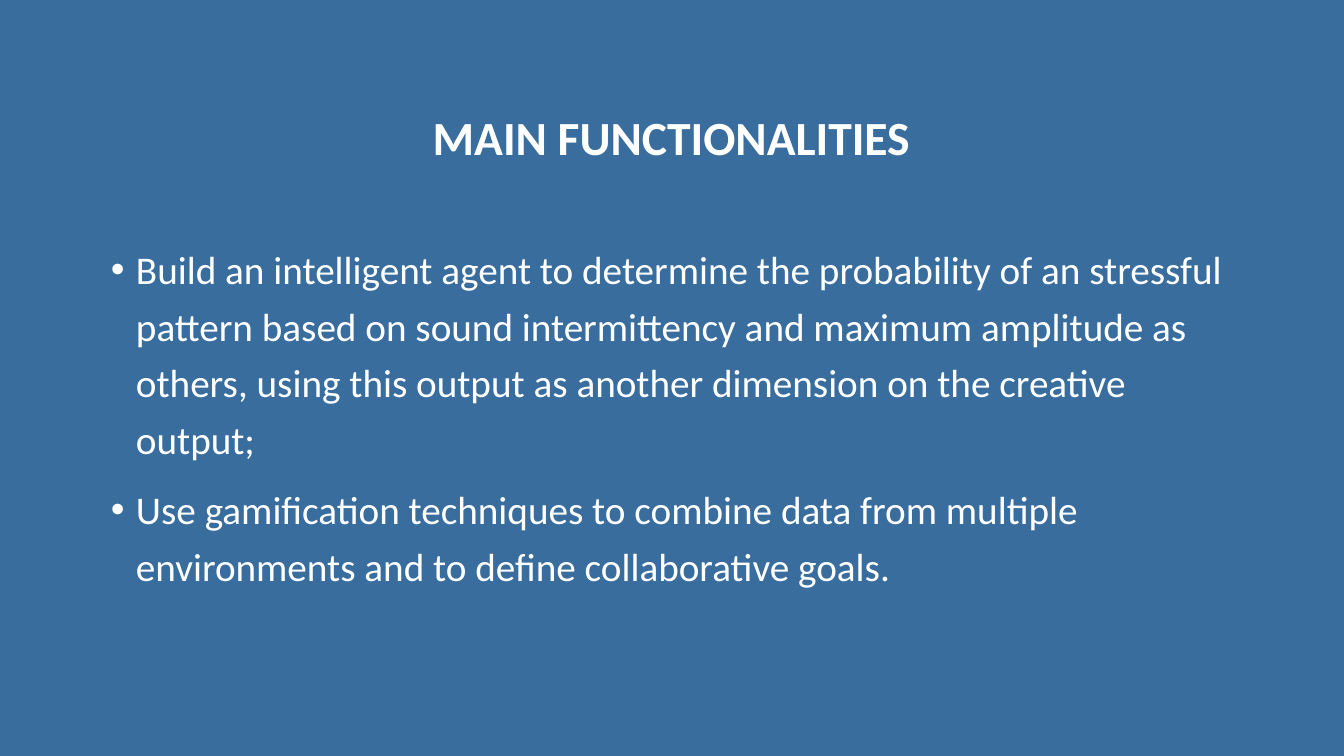
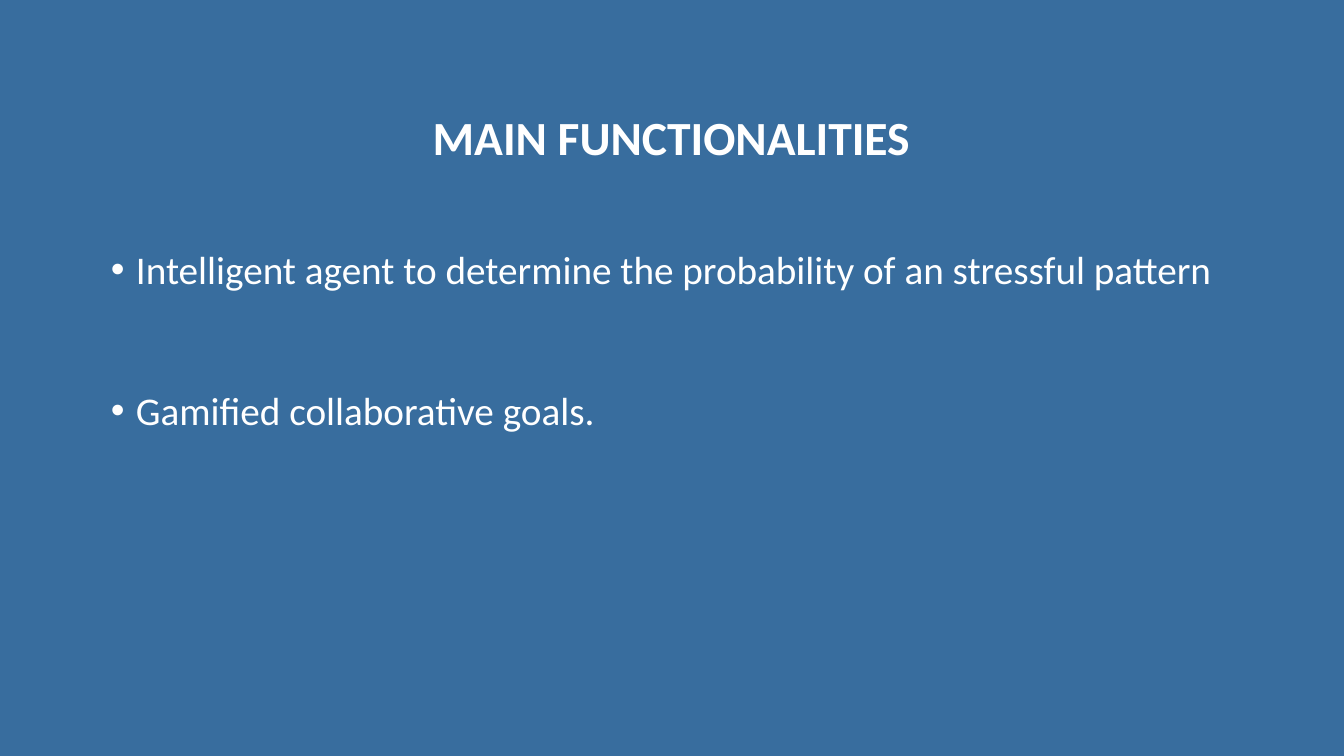
Before and after one commit to alannunescaetano/MoodPicture, a slide deck: slide 6 of Documents/Mood Picture - Second presentation.pptx. Drawn at 1344x756 pixels with LibreOffice and Linux fonts; fonts in the diff are those of the drawing. Boxes give left, top, right and bottom in pixels: in the first picture for what was removed or moved away, otherwise in the second. Text is boxed around its words. In the diff, an @@ line names an element or a change of style, - is before the commit and + after.

```diff
--- a/Documents/Mood Picture - Second presentation.pptx
+++ b/Documents/Mood Picture - Second presentation.pptx
@@ text at [136, 256, 1211, 432]: text changed @@
-• Build an intelligent agent to determine the probability of an stressful pattern based on sound intermittency and maximum amplitude as others, using this output as another dimension on the creative output;
-• Use gamification techniques to combine data from multiple environments and to define collaborative goals.
+• Intelligent agent to determine the probability of an stressful pattern
+• Gamified collaborative goals.
```
Also in this commit, not shown: 10 other slides changed.
